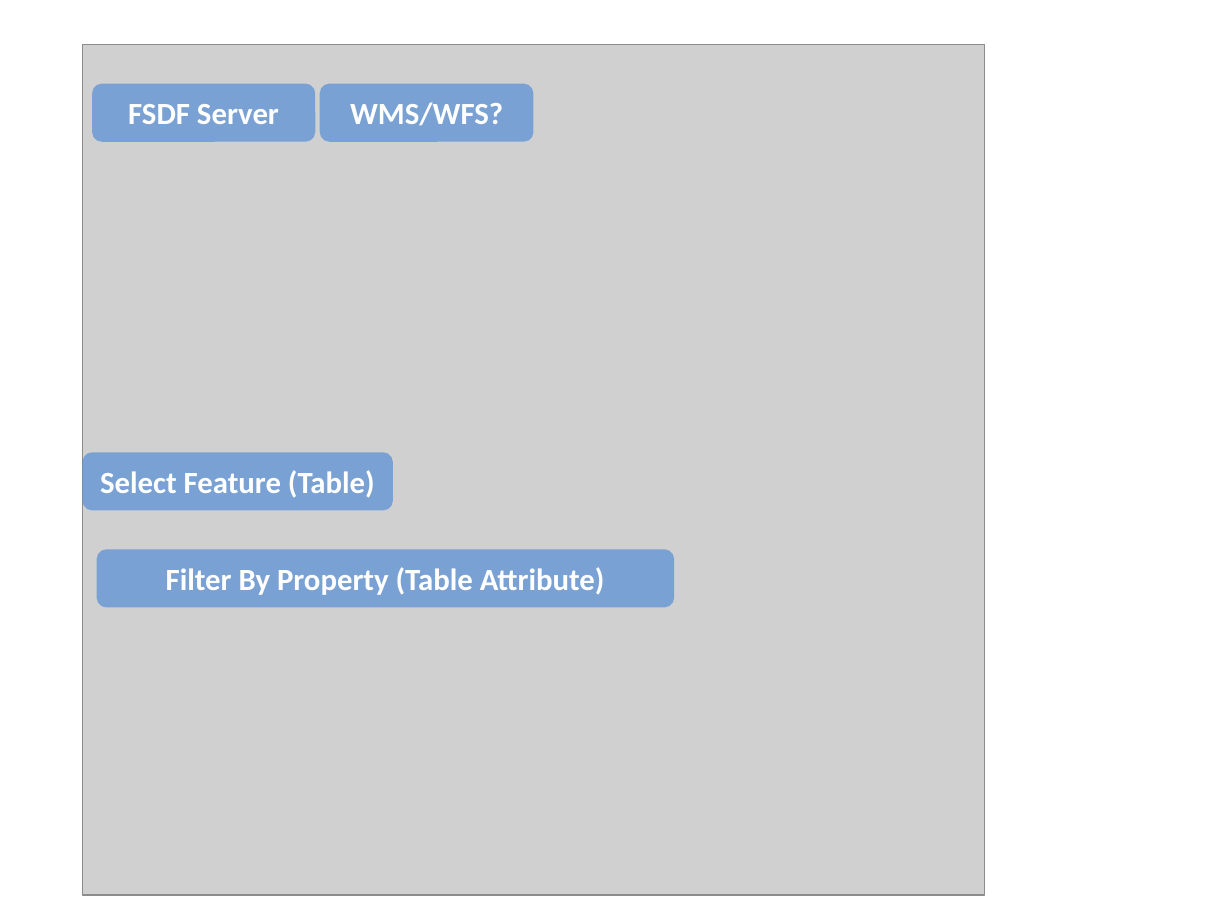
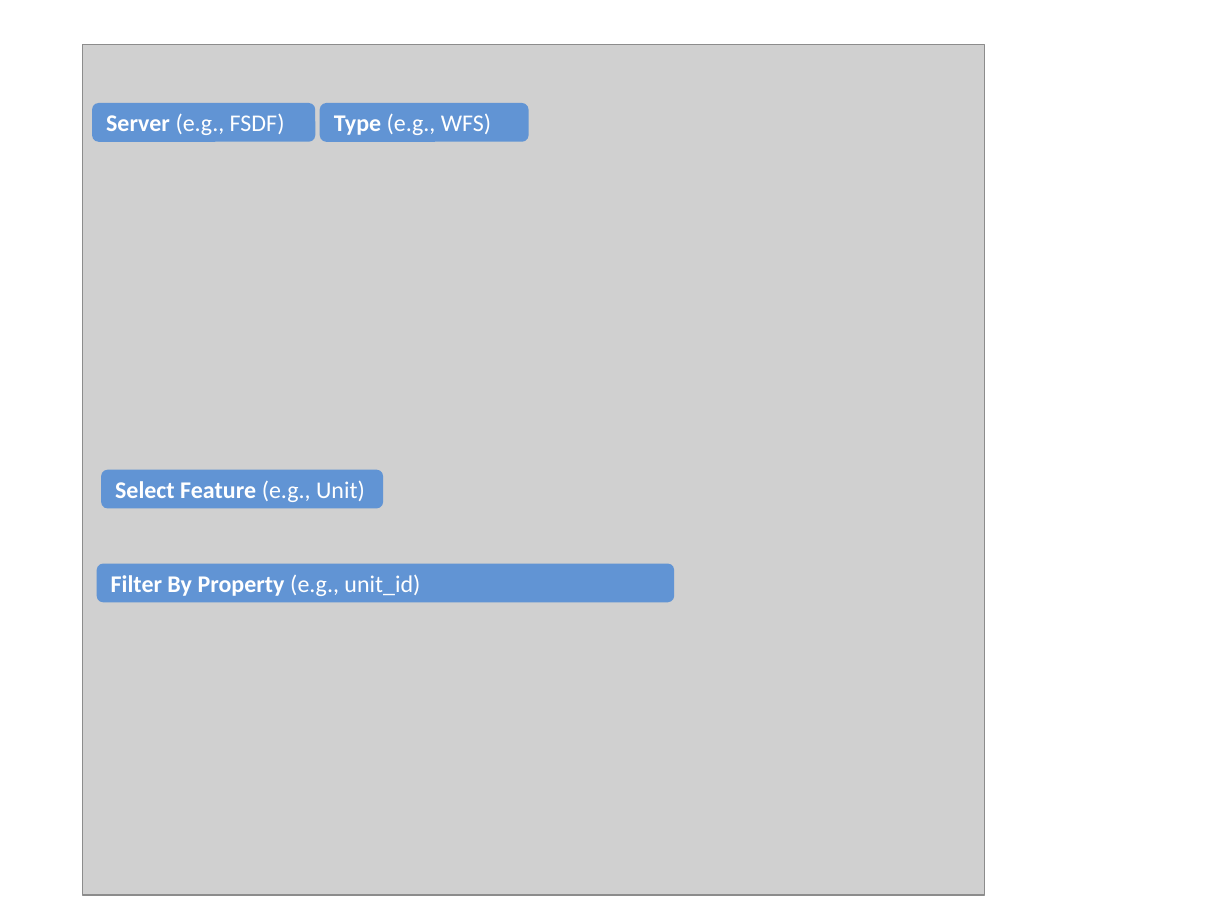
Before and after one commit to NICTA/fsdf-hackfest, a slide deck: slide 4 of assets/Hackfest - FSDF Overview.pptx. Drawn at 1232x924 pixels with LibreOffice and Linux fonts; fonts in the diff are those of the drawing; grey boxes stand for pictures. Boxes give left, top, right and bottom in pixels: in the first picture for what was removed or moved away, otherwise in the second. Text is boxed around its words. In the diff, an @@ line names an element or a change of style, - is before the commit and + after.

```diff
--- a/assets/Hackfest - FSDF Overview.pptx
+++ b/assets/Hackfest - FSDF Overview.pptx
@@ rounded rectangle "Server (e.g., FSDF)": place and size @@
-rounded rectangle "Server (e.g., FSDF)" at [92, 84, 315, 142]
+rounded rectangle "Server (e.g., FSDF)" at [92, 103, 315, 142]
@@ text in rounded rectangle at [106, 113, 285, 135]: text changed; size 18 to 14 pt; bold off @@
-FSDF Server
+Server (e.g., FSDF)
@@ fill #558ED5 at 70% opacity to #558ED5 at 90% opacity in 4 elements at [96, 563, 674, 601], [101, 469, 383, 508], [92, 103, 315, 142], [320, 103, 530, 142] @@
@@ rounded rectangle "Type (e.g., WFS)": place and size @@
-rounded rectangle "Type (e.g., WFS)" at [320, 84, 533, 142]
+rounded rectangle "Type (e.g., WFS)" at [320, 103, 530, 142]
@@ text in rounded rectangle at [334, 113, 491, 135]: text changed; size 18 to 14 pt; bold off @@
-WMS/WFS?
+Type (e.g., WFS)
@@ rounded rectangle "Select Feature (e.g., Unit)": place and size @@
-rounded rectangle "Select Feature (e.g., Unit)" at [83, 452, 393, 510]
+rounded rectangle "Select Feature (e.g., Unit)" at [101, 469, 383, 508]
@@ text in rounded rectangle at [115, 480, 365, 502]: text changed; size 18 to 14 pt @@
-Select Feature (Table)
+Select Feature (e.g., Unit)
@@ rounded rectangle "Filter By Property (e.g., unit_id)": place and size @@
-rounded rectangle "Filter By Property (e.g., unit_id)" at [96, 549, 674, 607]
+rounded rectangle "Filter By Property (e.g., unit_id)" at [96, 563, 674, 601]
@@ text in rounded rectangle at [111, 575, 420, 596]: text changed; size 18 to 14 pt @@
-Filter By Property (Table Attribute)
+Filter By Property (e.g., unit_id)
```
Also in this commit, not shown: 1 other slide changed, 2 other files.
